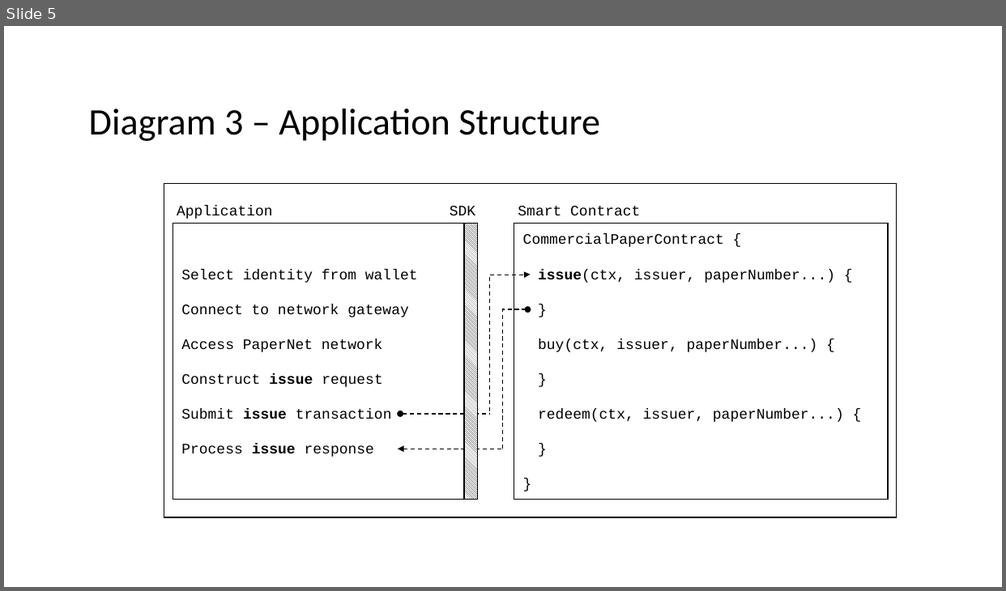
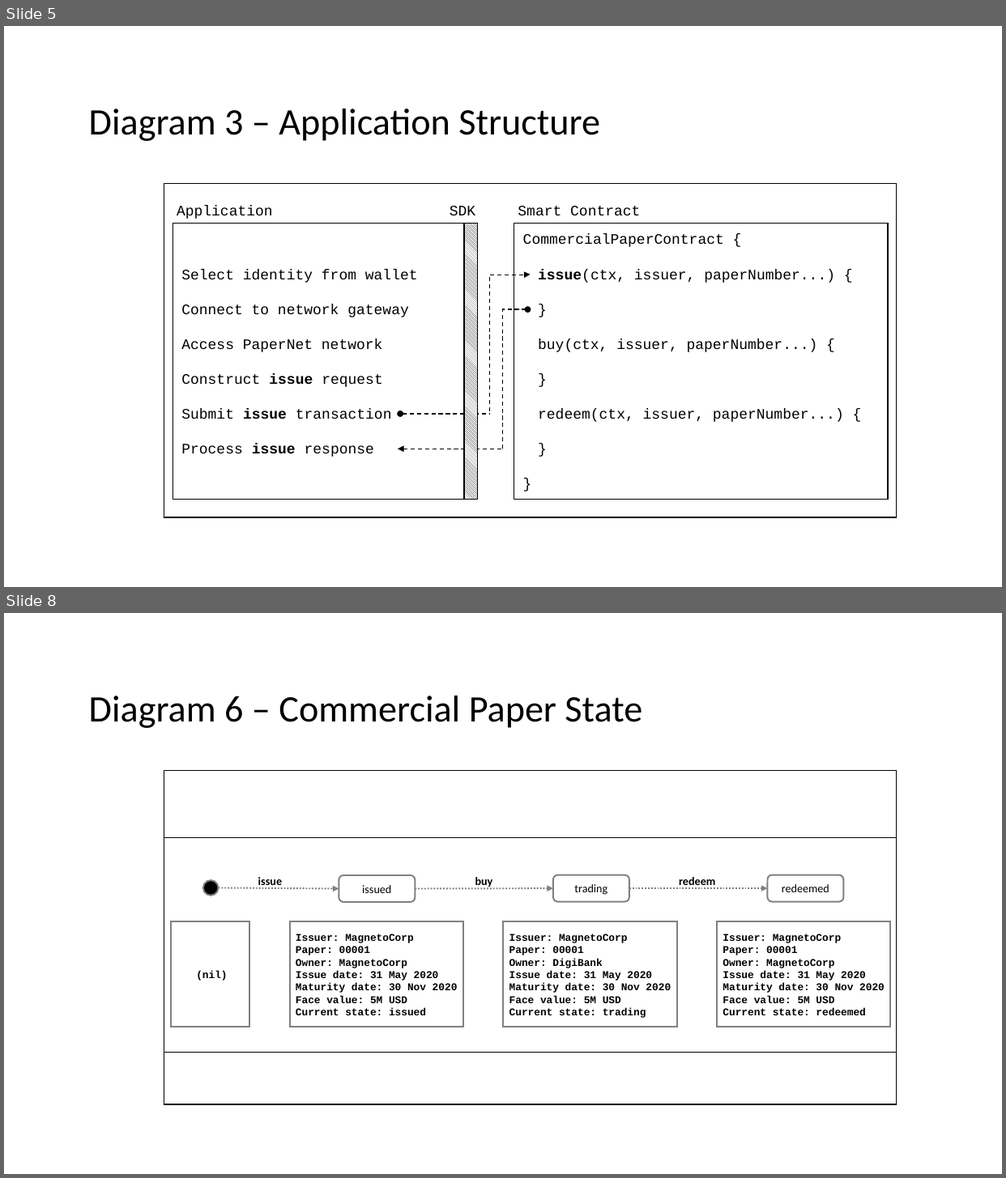
Before and after one commit to hyperledger/fabric, a slide deck: docs/source/developapps/diagrams.pptx. Shown one above the other, each under a label of ours: slide 5 before the commit, slides 5 and 8 after it; the slides between them are not shown. The pictures are 1006x591 and 1006x1178 pixels, drawn with LibreOffice and Linux fonts; fonts in the diff are those of the drawing. Boxes give left, top, right and bottom in pixels: in the first picture for what was removed or moved away, otherwise in the second. Text is boxed around its words. In the diff, an @@ line names an element or a change of style, - is before the commit and + after.

```diff
--- a/docs/source/developapps/diagrams.pptx
+++ b/docs/source/developapps/diagrams.pptx
@@ slide 8 added at [4, 613, 1002, 1174], background #FFFFFF @@
@@ text added at [89, 696, 642, 728], 36 pt, text #000000 @@
+Diagram 6 – Commercial Paper State
@@ rectangle added at [164, 770, 897, 1105], outline #000000 1 pt @@
@@ rectangle added at [164, 837, 897, 1053], outline #000000 1 pt @@
@@ text added at [258, 877, 282, 888], 11 pt, text #000000, bold @@
+issue
@@ rounded rectangle added at [339, 875, 415, 903], fill #FFFFFF, outline #808080 1.5 pt, 11 pt, text #000000 @@
+issued
@@ text added at [475, 877, 493, 888], 11 pt, text #000000, bold @@
+buy
@@ rounded rectangle added at [553, 875, 630, 902], fill #FFFFFF, outline #808080 1.5 pt, 11 pt, text #000000 @@
+trading
@@ text added at [679, 877, 715, 888], 11 pt, text #000000, bold @@
+redeem
@@ rounded rectangle added at [768, 875, 844, 902], fill #FFFFFF, outline #808080 1.5 pt, 11 pt, text #000000 @@
+redeemed
@@ ellipse added at [203, 880, 218, 895], fill #000000, outline #808080 1.5 pt @@
@@ arrow added from (218, 888) to (339, 889), #808080 1.5 pt dashed @@
@@ arrow added from (415, 889) to (553, 888), #808080 1.5 pt dashed @@
@@ arrow added from (629, 888) to (768, 888), #808080 1.5 pt dashed @@
@@ group added at [171, 922, 891, 1028]: 4 rectangles @@
+Issuer: MagnetoCorp
+Paper: 00001
+Owner: MagnetoCorp
+Issue date: 31 May 2020
+Maturity date: 30 Nov 2020
+Face value: 5M USD
+Current state: issued
+Issuer: MagnetoCorp
+Paper: 00001
+Owner: DigiBank
+Issue date: 31 May 2020
+Maturity date: 30 Nov 2020
+Face value: 5M USD
+Current state: trading
+Issuer: MagnetoCorp
+Paper: 00001
+Owner: MagnetoCorp
+Issue date: 31 May 2020
+Maturity date: 30 Nov 2020
+Face value: 5M USD
+Current state: redeemed
+(nil)
```
Also in this commit, not shown: 9 other slides added, 12 other files.
